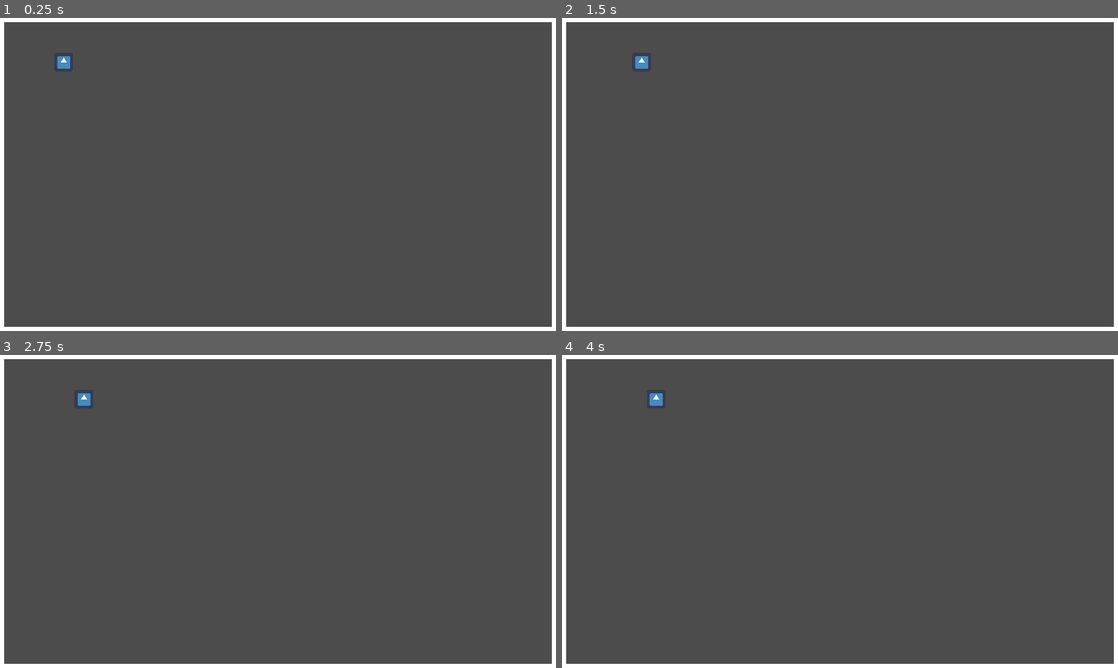
Above: before the commit, frames 1-4 (two rows, left to right).
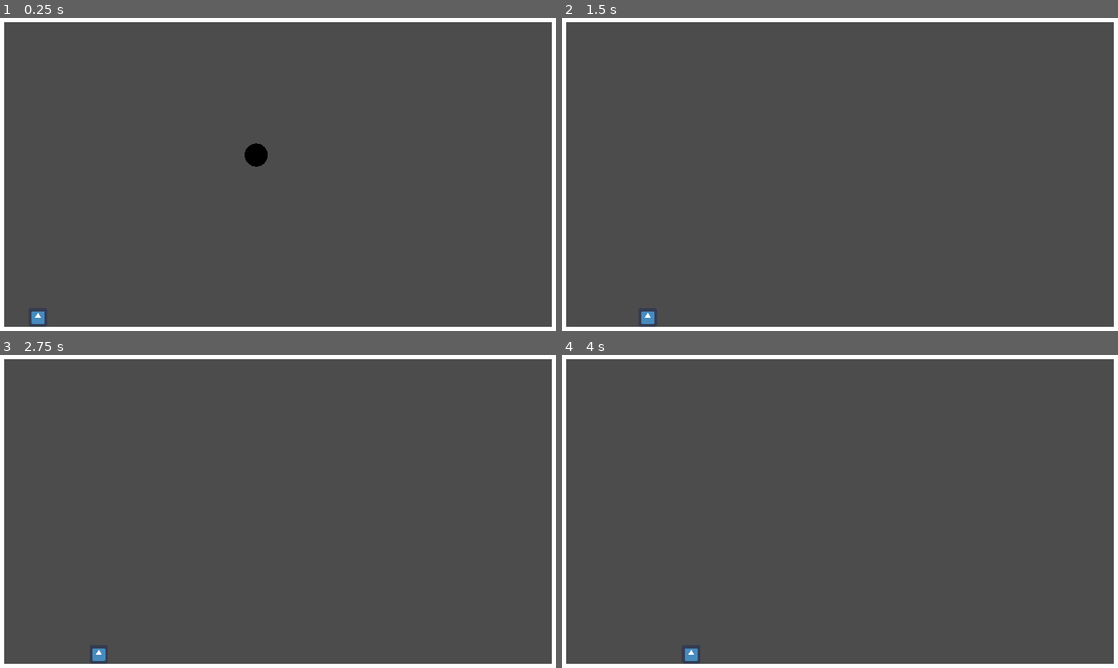
Above: after the commit, the same moments.

Repository: MaeIsBad/pang
Game: Godot game, scene res://TestScene.tscn
Two runs of this game, one before a commit and one after it. Both use one fixed random seed, a clock stepped at 60 frames per second and the inputs below. The engine's default icon, where the game draws it, is replaced by a stand-in: a white triangle on a blue panel in a dark square.
Inputs:
- Up to frame 1 (0.25 s): no input
- Up to frame 2 (1.5 s): tap Enter (ui_accept) at 0.5, 0.6, 0.77, 1.07, 1.35 s; hold Right (ui_right) 0.53-1.28 s; hold Left (ui_left) from 1.28 s (still down)
- Up to frame 3 (2.75 s): tap Enter (ui_accept) at 1.52, 1.82, 2.1 s; release Left (ui_left) at 2.03 s; hold Right (ui_right) from 2.03 s (still down)
- Up to frame 4 (4 s): tap Enter (ui_accept) at 2.85, 3.02, 3.32, 3.6, 3.77 s; release Right (ui_right) at 3.53 s; hold Left (ui_left) from 3.53 s (still down)

The runs differ from the first frame. In frame 1, 0.4% of the frame differs, in the area x 5-49%, y 12-98%; in frame 2, 0.2%; in frame 3, 0.2%; in frame 4, 0.2%.

Commit message:
Catch up with the rust project

Diff:
--- /dev/null
+++ b/Ball.gd
@@ -0,0 +1,49 @@
+tool
+extends RigidBody2D
+class_name Ball
+
+export(int) var size = 4
+export(int) var base_size = 10
+
+var ball_scn = load("res://Ball.tscn")
+
+func get_collision_shape() -> CircleShape2D:
+	var circle = $CollisionShape2D.shape as CircleShape2D
+	assert(circle != null)
+	return circle
+
+func get_radius():
+	return size*base_size
+
+func _ready():
+	get_collision_shape().radius = get_radius()
+
+func spawn_child_ball(flip_x: bool = false) -> Ball:
+	var ball = ball_scn.instance()
+
+	ball.size = size-1
+	ball.base_size = base_size
+	ball.linear_velocity = linear_velocity
+	if flip_x:
+		ball.linear_velocity.x = -linear_velocity.x
+
+	# Offset ball position by ball radius in the direction of the linear velocity
+	var offset = Vector2(ball.get_radius(), 0.0)*ball.linear_velocity.normalized()
+	ball.position = position+offset
+	return ball
+
+func pop():
+	if size > 0:
+		var parent = get_parent()
+		parent.add_child(spawn_child_ball())
+		parent.add_child(spawn_child_ball(true))
+	queue_free()
+
+func _process(_delta):
+	if not Engine.editor_hint:
+		if Input.is_action_just_released("ui_accept"):
+			print("POP")
+			pop()
+
+func _draw():
+	draw_circle(Vector2(0.0,0.0), get_radius(), Color.black)
--- /dev/null
+++ b/Ball.tscn
@@ -0,0 +1,19 @@
+[gd_scene load_steps=4 format=2]
+
+[ext_resource path="res://Ball.gd" type="Script" id=1]
+
+[sub_resource type="PhysicsMaterial" id=3]
+bounce = 1.0
+
+[sub_resource type="CircleShape2D" id=2]
+radius = 41.7732
+
+[node name="Ball" type="RigidBody2D"]
+position = Vector2( 838, 470 )
+physics_material_override = SubResource( 3 )
+linear_damp = 0.0
+angular_damp = 0.0
+script = ExtResource( 1 )
+
+[node name="CollisionShape2D" type="CollisionShape2D" parent="."]
+shape = SubResource( 2 )
--- a/CameraWithBorder.gd
+++ b/CameraWithBorder.gd
@@ -1,7 +1,7 @@
 extends Camera2D
 
 func _ready():
-	get_viewport().connect("size_changed", self,"update_border")
+	assert(get_viewport().connect("size_changed", self,"update_border") == OK)
 	update_border()
 func update_border():
 	$StaticBody2D.set_rect(get_viewport_rect())
--- a/CameraWithBorder.tscn
+++ b/CameraWithBorder.tscn
@@ -15,22 +15,26 @@
 	var start = rect.position
 	var end = rect.end
 	# Top wall
-	wall(start, Vector2(end.x,start.y+BORDER_THICKNESS))
+	wall(start, Vector2(end.x,start.y+BORDER_THICKNESS), \"top\")
 	# Left wall
-	wall(start, Vector2(start.x+BORDER_THICKNESS,end.y))
+	wall(start, Vector2(start.x+BORDER_THICKNESS,end.y), \"left\")
 	# Bottom wall
-	wall(end, Vector2(start.x,end.y-BORDER_THICKNESS))
+	wall(end, Vector2(start.x,end.y+BORDER_THICKNESS),  \"bottom\")
 	# Right
-	wall(end, Vector2(end.x-BORDER_THICKNESS, start.y))
+	wall(end, Vector2(end.x+BORDER_THICKNESS, start.y), \"right\")
+
 	update()
 
-func wall(from: Vector2, to: Vector2):
+func wall(from: Vector2, to: Vector2, name: String):
+	var start = Vector2(min(from.x, to.x),min(from.y, to.y))
+	var end = Vector2(max(from.x, to.x),max(from.y, to.y))
 	var col = CollisionShape2D.new()
+	col.name = name
 	var shape = RectangleShape2D.new()
-	col.position = from
-	shape.extents = to-from
+	col.position = start
+	shape.extents = end-start
 	col.shape = shape
-	add_child(col)
+	add_child(col, true)
 
 func _draw():
 	draw_rect(rect, Color.white,false, BORDER_THICKNESS*2.0)
--- a/Player.gd
+++ b/Player.gd
@@ -1,18 +1,25 @@
 extends KinematicBody2D
 
 
-# Declare member variables here. Examples:
-# var a = 2
-# var b = "text"
+var snapped_to_ground = false
+# Returns true if found a ground to snap to
+func snap_to_ground() -> bool:
+	var col = get_world_2d().direct_space_state.intersect_ray(position,Vector2(0.0,10.0),[self])
+	if col != {}:
+		# warning-ignore:return_value_discarded
+		move_and_collide(Vector2(0.0,2000.0))
+		return true
+	else:
+		return false
 
+func _process(_delta):
+	if Input.is_action_pressed("ui_right"):
+	# warning-ignore:return_value_discarded
+		move_and_slide(Vector2(300.0,0.0))
+	if Input.is_action_pressed("ui_left"):
+	# warning-ignore:return_value_discarded
+		move_and_slide(Vector2(-300.0,0.0))
 
-# Called when the node enters the scene tree for the first time.
-func _ready():
-	pass # Replace with function body.
-
-
-func _process(delta):
-	if Input.is_action_pressed("ui_right"):
-		move_and_slide(Vector2(100.0,0.0))
-	if Input.is_action_pressed("ui_left"):
-		move_and_slide(Vector2(-100.0,0.0))
+	# Wait until you manage to find a ground to teleport to
+	if not snapped_to_ground:
+		snapped_to_ground = snap_to_ground()
--- a/Player.tscn
+++ b/Player.tscn
@@ -14,7 +14,7 @@
 [sub_resource type="RectangleShape2D" id=2]
 extents = Vector2( 32, 32 )
 
-[node name="Node2D" type="KinematicBody2D"]
+[node name="Player" type="KinematicBody2D"]
 position = Vector2( 90, 97 )
 script = ExtResource( 2 )
 
--- a/TestScene.tscn
+++ b/TestScene.tscn
@@ -1,11 +1,15 @@
-[gd_scene load_steps=3 format=2]
+[gd_scene load_steps=4 format=2]
 
 [ext_resource path="res://Player.tscn" type="PackedScene" id=1]
+[ext_resource path="res://Ball.tscn" type="PackedScene" id=2]
 [ext_resource path="res://CameraWithBorder.tscn" type="PackedScene" id=3]
 
-[node name="Node2D" type="Node2D"]
+[node name="Test" type="Node2D"]
 
 [node name="CameraWithBorder" parent="." instance=ExtResource( 3 )]
 
-[node name="Node2D" parent="." instance=ExtResource( 1 )]
-position = Vector2( 220, 152 )
+[node name="Player" parent="." instance=ExtResource( 1 )]
+position = Vector2( 131, 1019 )
+
+[node name="Ball" parent="." instance=ExtResource( 2 )]
+linear_velocity = Vector2( 200, 0 )
--- a/project.godot
+++ b/project.godot
@@ -7,6 +7,16 @@
 ;   param=value ; assign values to parameters
 
 config_version=4
+
+_global_script_classes=[ {
+"base": "RigidBody2D",
+"class": "Ball",
+"language": "GDScript",
+"path": "res://Ball.gd"
+} ]
+_global_script_class_icons={
+"Ball": ""
+}
 
 [application]
 
